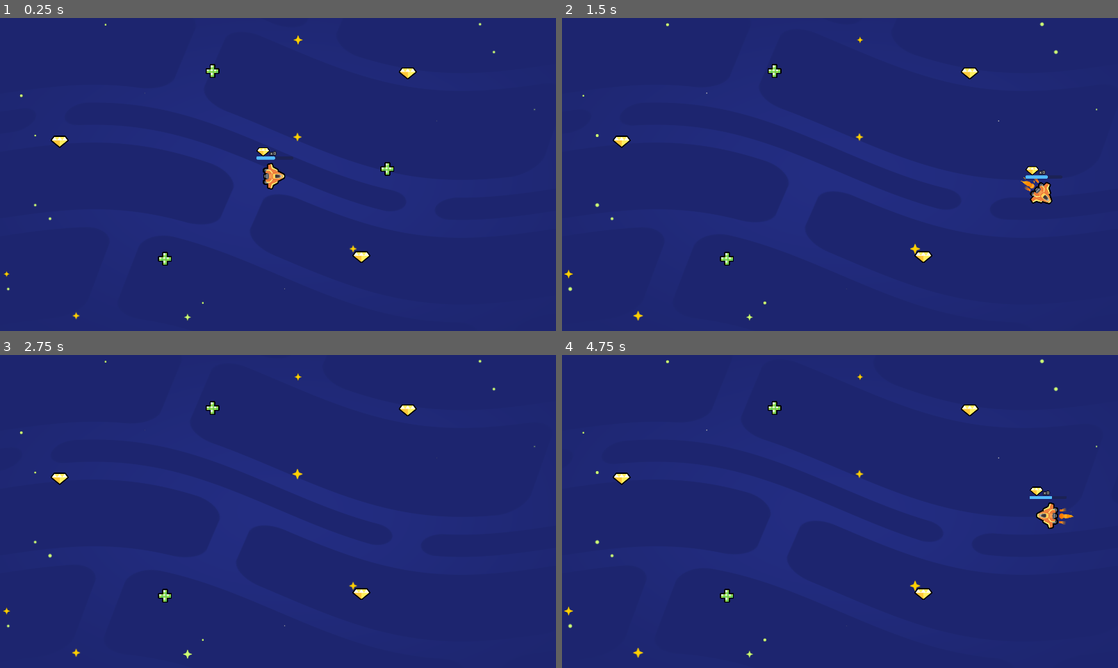
Above: before the commit, frames 1-4 (two rows, left to right).
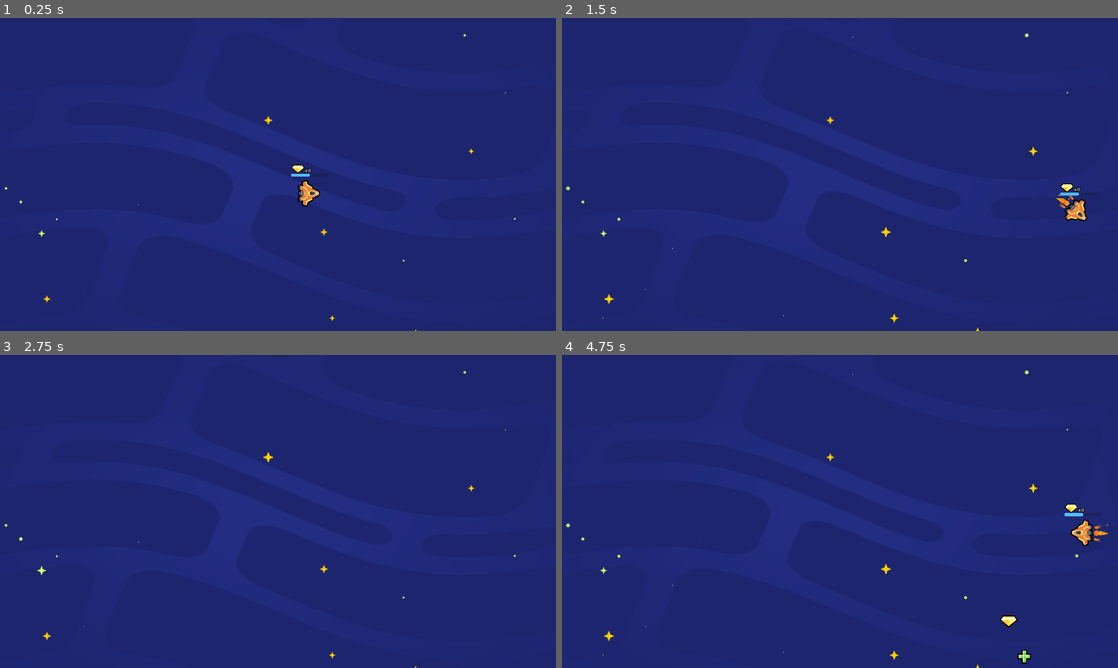
Above: after the commit, the same moments.

Repository: qzjo/2d-GameDev-Course
Game: Godot game, scene res://lessons/space_level.tscn
Two runs of this game, one before a commit and one after it. Both use one fixed random seed, a clock stepped at 60 frames per second and the inputs below.
Inputs:
- Up to frame 1 (0.25 s): no input
- Up to frame 2 (1.5 s): hold D (move_right) 0.53-1.28 s; hold S (move_down) from 1.28 s (still down)
- Up to frame 3 (2.75 s): release S (move_down) at 2.03 s; hold D (move_right) from 2.03 s (still down)
- Up to frame 4 (4.75 s): release D (move_right) at 2.78 s; hold W (move_up) 2.78-3.53 s; tap Enter at 3.5 s; hold A (move_left) from 3.53 s (still down)

The runs differ from the first frame. In frame 1, 1.4% of the frame differs, in the area x 0-97%, y 1-100%; in frame 2, 1.5%; in frame 3, 0.7%; in frame 4, 1.7%, in the area x 0-99%, y 1-100%.

Commit message:
L7-Spawn-items-randomly

Diff:
--- /dev/null
+++ b/05.loot_it_all_workbook/lessons/random_item_placer.gd
@@ -0,0 +1,20 @@
+extends Node2D
+
+var item_scenes := [
+	preload("res://lessons/Gem.tscn"),
+	preload("res://lessons/health_pack.tscn")
+]
+
+func _ready() -> void:
+	get_node("Timer").timeout.connect(_on_timer_timeout)
+
+
+func _on_timer_timeout():
+	var random_item_scene: PackedScene = item_scenes.pick_random()
+	var item_instance := random_item_scene.instantiate()
+	add_child(item_instance)
+	var viewport_size := get_viewport_rect().size
+	var random_position := Vector2(0, 0)
+	random_position.x = randf_range(0, viewport_size.x)
+	random_position.y = randf_range(0, viewport_size.y)
+	item_instance.position = random_position
--- /dev/null
+++ b/05.loot_it_all_workbook/lessons/random_item_placer.tscn
@@ -0,0 +1,13 @@
+[gd_scene load_steps=2 format=3 uid="uid://dvj2fuprxrfdp"]
+
+[ext_resource type="Script" path="res://lessons/random_item_placer.gd" id="1_2v5d1"]
+
+[node name="RandomItemPlacer" type="Node2D"]
+script = ExtResource("1_2v5d1")
+
+[node name="Timer" type="Timer" parent="."]
+autostart = true
+
+[node name="Camera2D" type="Camera2D" parent="."]
+
+[connection signal="timeout" from="Timer" to="." method="_on_timer_timeout"]
--- a/05.loot_it_all_workbook/lessons/space_level.tscn
+++ b/05.loot_it_all_workbook/lessons/space_level.tscn
@@ -1,9 +1,8 @@
-[gd_scene load_steps=5 format=3 uid="uid://btkjymc78ap8d"]
+[gd_scene load_steps=4 format=3 uid="uid://btkjymc78ap8d"]
 
 [ext_resource type="PackedScene" uid="uid://dmv50krf4bo5r" path="res://lessons/ship.tscn" id="2_2j1u5"]
 [ext_resource type="PackedScene" uid="uid://bxfevggvxo634" path="res://assets/background/space_background.tscn" id="3_e6xy1"]
-[ext_resource type="PackedScene" uid="uid://i1u32ien7wqw" path="res://lessons/health_pack.tscn" id="3_rqbu2"]
-[ext_resource type="PackedScene" uid="uid://c83bjutple5me" path="res://lessons/Gem.tscn" id="4_t6e4a"]
+[ext_resource type="PackedScene" uid="uid://dvj2fuprxrfdp" path="res://lessons/random_item_placer.tscn" id="5_h5gyc"]
 
 [node name="Level" type="Node2D"]
 
@@ -12,20 +11,5 @@
 
 [node name="SpaceBackground" parent="." instance=ExtResource("3_e6xy1")]
 
-[node name="HealthPack" parent="." instance=ExtResource("3_rqbu2")]
-position = Vector2(570, 831)
-
-[node name="HealthPack2" parent="." instance=ExtResource("3_rqbu2")]
-position = Vector2(1338, 521)
-
-[node name="HealthPack3" parent="." instance=ExtResource("3_rqbu2")]
-position = Vector2(734, 183)
-
-[node name="Gem" parent="." instance=ExtResource("4_t6e4a")]
-position = Vector2(1248, 825)
-
-[node name="Gem2" parent="." instance=ExtResource("4_t6e4a")]
-position = Vector2(206, 427)
-
-[node name="Gem3" parent="." instance=ExtResource("4_t6e4a")]
-position = Vector2(1408, 191)
+[node name="RandomItemPlacer" parent="." instance=ExtResource("5_h5gyc")]
+position = Vector2(840, 481)
--- a/05.loot_it_all_workbook/practices/L5.P1.code_an_energy_pack/ship_energy_pack.gd
+++ b/05.loot_it_all_workbook/practices/L5.P1.code_an_energy_pack/ship_energy_pack.gd
@@ -8,6 +8,7 @@
 
 
 func _ready() -> void:
+
 	area_entered.connect(_on_area_entered)
 	set_energy(0)
 
--- a/05.loot_it_all_workbook/practices/L7.P1.spawn_random_items/random_collectible_placer.gd
+++ b/05.loot_it_all_workbook/practices/L7.P1.spawn_random_items/random_collectible_placer.gd
@@ -1,6 +1,7 @@
 extends Node2D
 
 var collectible_scenes := [
+	preload("coin.tscn"), preload("energy_pack.tscn")
 ]
 
 
@@ -9,4 +10,6 @@
 
 
 func _on_timer_timeout() -> void:
-	pass
+	var random_collectable_scene: PackedScene = collectible_scenes.pick_random()
+	var collectible_instance := random_collectable_scene.instantiate()
+	add_child(collectible_instance)
--- a/05.loot_it_all_workbook/practices/L7.P1.spawn_random_items/random_collectible_placer.tscn
+++ b/05.loot_it_all_workbook/practices/L7.P1.spawn_random_items/random_collectible_placer.tscn
@@ -1,4 +1,4 @@
-[gd_scene load_steps=2 format=3]
+[gd_scene load_steps=2 format=3 uid="uid://cvjky74hyyse8"]
 
 [ext_resource type="Script" path="res://practices/L7.P1.spawn_random_items/random_collectible_placer.gd" id="1_8cyt6"]
 
@@ -7,3 +7,5 @@
 
 [node name="Timer" type="Timer" parent="."]
 autostart = true
+
+[node name="Camera2D" type="Camera2D" parent="."]
--- a/05.loot_it_all_workbook/practices/L7.P1.spawn_random_items/spawn_random_items.tscn
+++ b/05.loot_it_all_workbook/practices/L7.P1.spawn_random_items/spawn_random_items.tscn
@@ -1,13 +1,11 @@
-[gd_scene load_steps=3 format=3]
+[gd_scene load_steps=2 format=3 uid="uid://qny3i4cc2xyh"]
 
-[ext_resource type="PackedScene" path="res://practices/L7.P1.spawn_random_items/random_collectible_placer.tscn" id="1_xxubk"]
-[ext_resource type="Script" path="res://practices/L7.P1.spawn_random_items/random_collectible_placer.gd" id="2_fmxc1"]
+[ext_resource type="PackedScene" uid="uid://cvjky74hyyse8" path="res://practices/L7.P1.spawn_random_items/random_collectible_placer.tscn" id="1_xxubk"]
 
 [node name="SpawnRandomItems" type="Node2D"]
 
-[node name="RandomCollectiblePlacer" type="Node2D" parent="." instance=ExtResource("1_xxubk")]
+[node name="RandomCollectiblePlacer" parent="." instance=ExtResource("1_xxubk")]
 position = Vector2(960, 540)
-script = ExtResource("2_fmxc1")
 
 [node name="ExtraVisuals" type="Node" parent="."]
 
